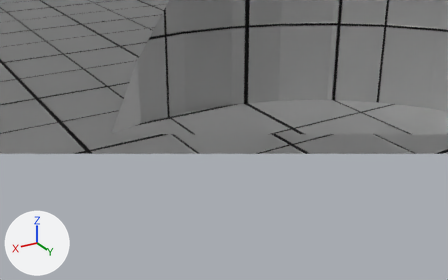
What one commit did to the glTF model assets/map1.glb.
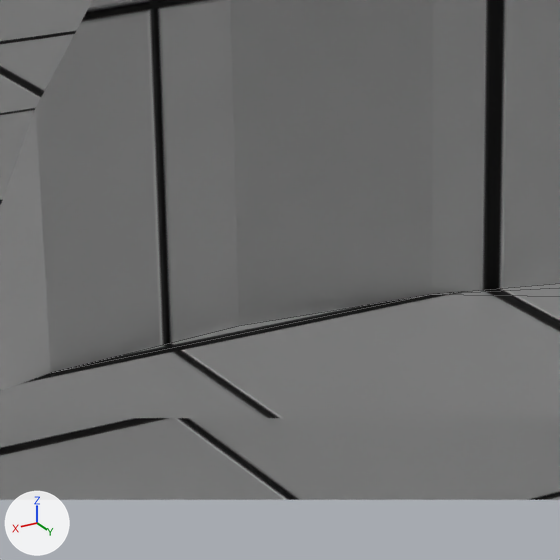
Each version appears first from a 50 mm lens placed at (5.37, 5.2, 3.12), pointed at (-0.37, -4.37, -1.66), and next in a close-up on the part from 29% to 59% of the width and 12% to 60% of the height. The axes (+X, +Y, +Z) are drawn at lower left. The lights are the same throughout. The close-ups show mesh edges as thin lines. Everything nearer to the camera than a plane just in front of the edit is cut away. Where no turn or scale is listed for an object, it has been applied to the vertices.

Objects in the first close-up: 'Walls'.
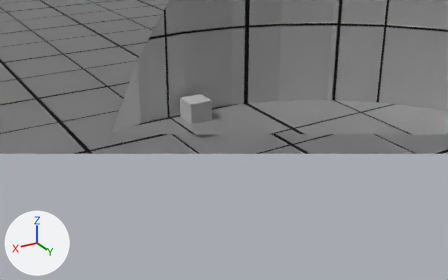
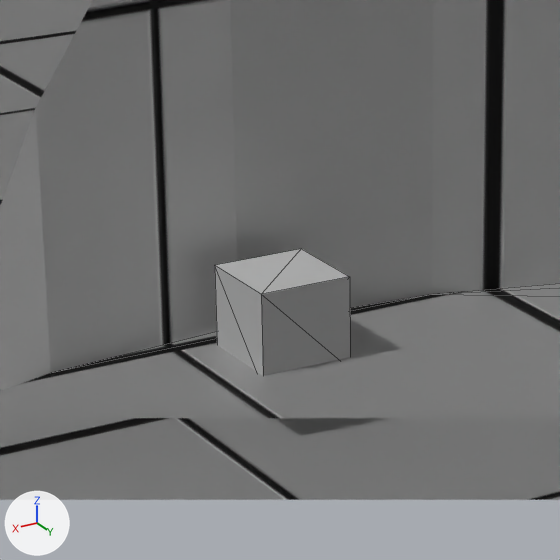
Changed parts and their boxes (x1, y1, x2, y2) in the close-ups (560 x 560 px):
'ExitDoor', added: after (215, 249, 350, 376)

What the commit changed:
Object 'ExitDoor' (ob_exitdoor) is new; it shows a copy of the mesh of ob_bluecardconsole.
Its location is (-0.022, -4.841, -1.132).
